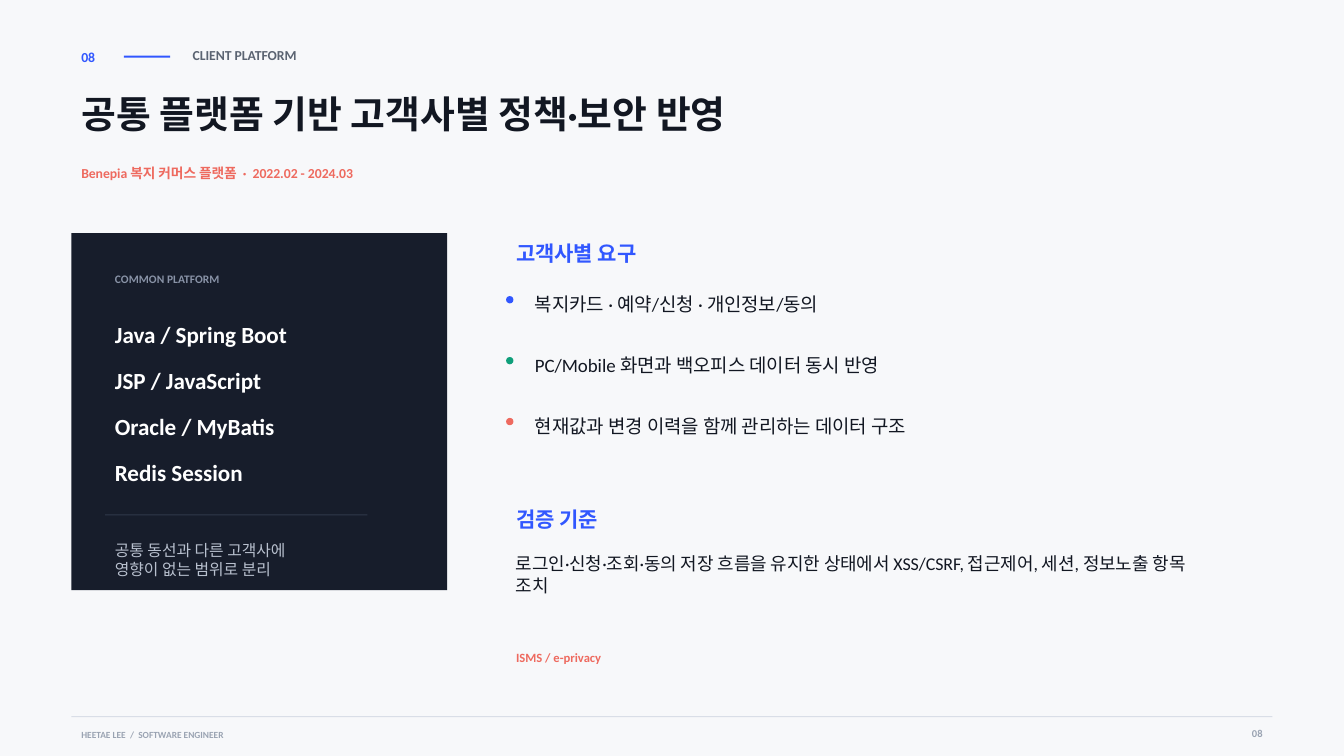
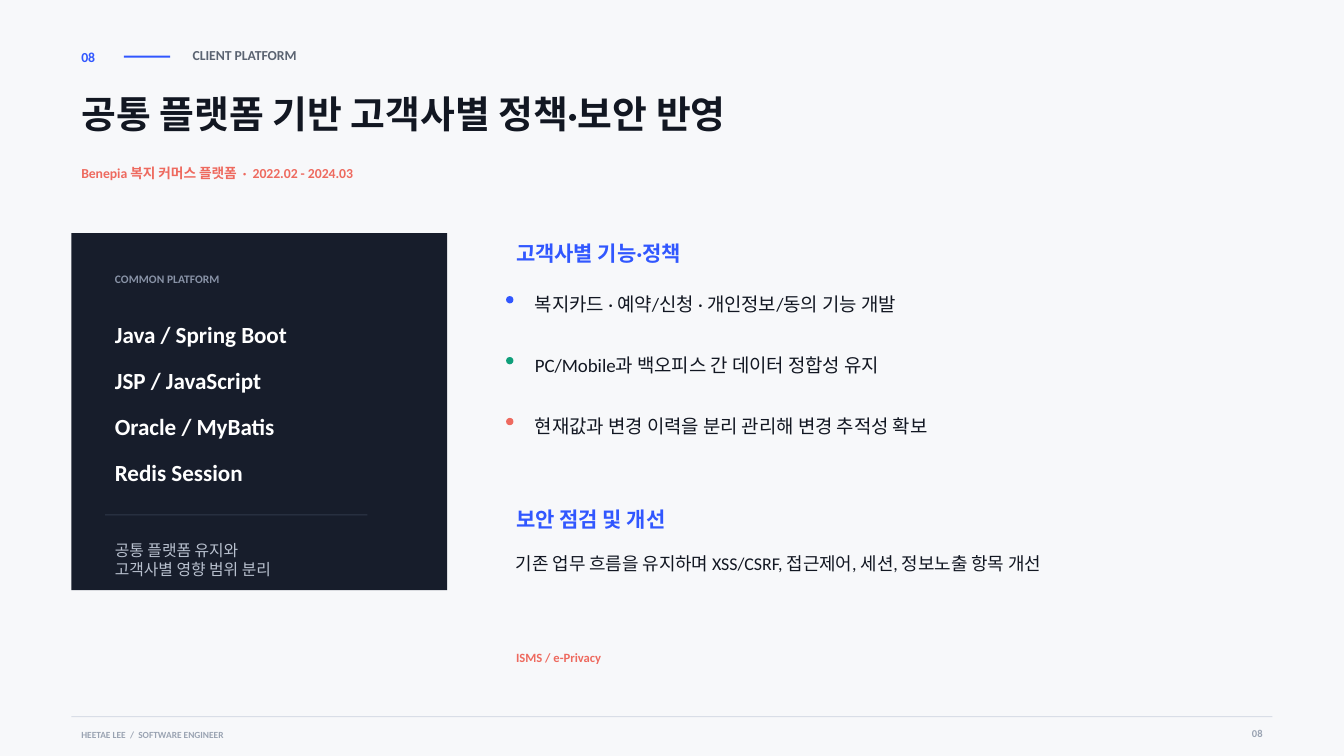
Before and after one commit to heetae-L/heetae-L.github.io, a slide deck: slide 8 of portfolio/heetae-lee-portfolio.pptx. Drawn at 1344x756 pixels with LibreOffice and Linux fonts; fonts in the diff are those of the drawing. Boxes give left, top, right and bottom in pixels: in the first picture for what was removed or moved away, otherwise in the second. Text is boxed around its words. In the diff, an @@ line names an element or a change of style, - is before the commit and + after.

```diff
--- a/portfolio/heetae-lee-portfolio.pptx
+++ b/portfolio/heetae-lee-portfolio.pptx
@@ text at (516, 243, 681, 263): text changed @@
-고객사별 요구
+고객사별 기능·정책
@@ text at (535, 295, 896, 313): text changed @@
-복지카드 · 예약/신청 · 개인정보/동의
+복지카드 · 예약/신청 · 개인정보/동의 기능 개발
@@ text at (535, 356, 879, 374): text changed @@
-PC/Mobile 화면과 백오피스 데이터 동시 반영
+PC/Mobile과 백오피스 간 데이터 정합성 유지
@@ text at (535, 417, 928, 435): text changed @@
-현재값과 변경 이력을 함께 관리하는 데이터 구조
+현재값과 변경 이력을 분리 관리해 변경 추적성 확보
@@ text at (516, 509, 666, 529): text changed @@
-검증 기준
+보안 점검 및 개선
@@ text at (115, 543, 271, 576): text changed @@
-공통 동선과 다른 고객사에
-영향이 없는 범위로 분리
+공통 플랫폼 유지와
+고객사별 영향 범위 분리
@@ text at (516, 555, 1041, 572): text changed @@
-로그인·신청·조회·동의 저장 흐름을 유지한 상태에서 XSS/CSRF, 접근제어, 세션, 정보노출 항목 조치
+기존 업무 흐름을 유지하며 XSS/CSRF, 접근제어, 세션, 정보노출 항목 개선
@@ text at (516, 653, 601, 664): text changed @@
-ISMS / e-privacy
+ISMS / e-Privacy
```
Also in this commit, not shown: 5 other slides changed, 1 other file.
